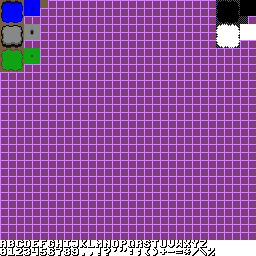
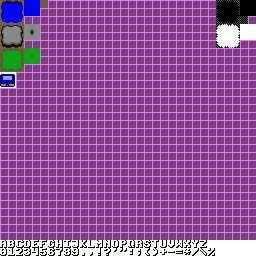
Layer changes from the first w=256, h=256 image to the second:
painted on "Background" over <box>0,72,16,88</box>
